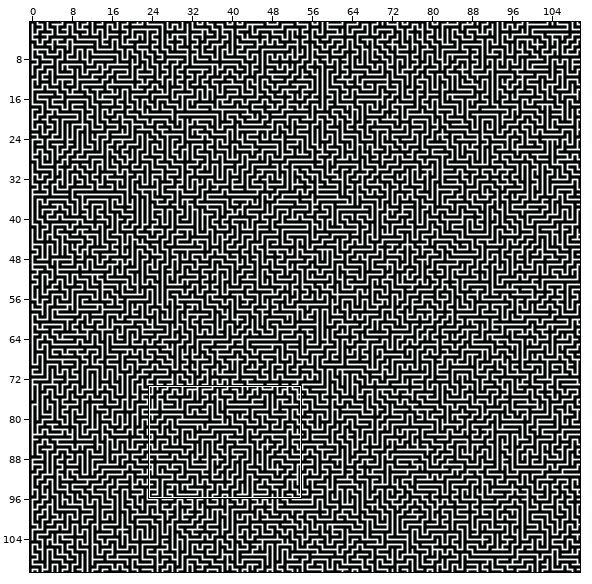
Tiled map: maze.tmx. Above, an overview of the earlier version with the close-up marked.
Close-up. The starting point:
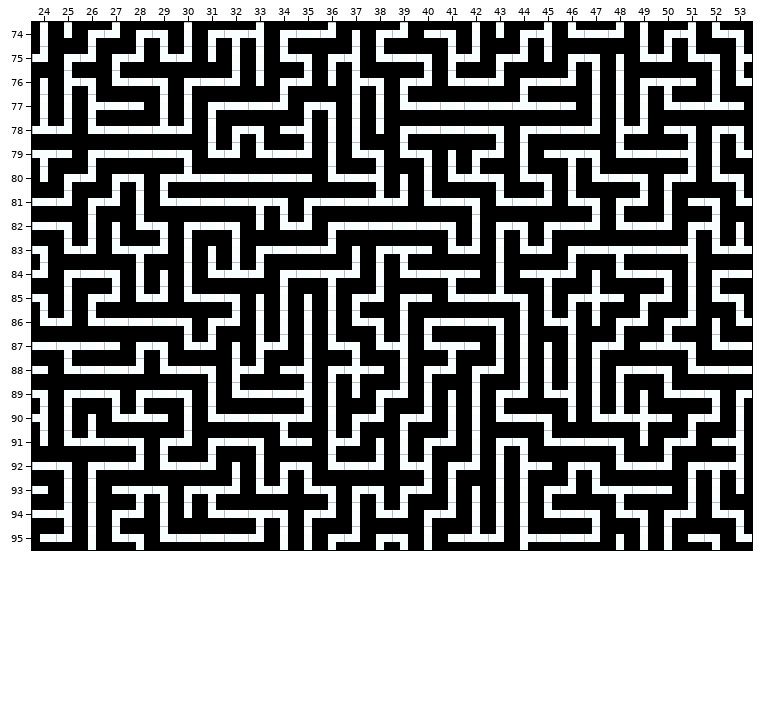
Cells are 64x64 px. Shown: x 24..53, y 74..95. The commit also changed other parts of the map, which this record leaves out.
Now the later version:
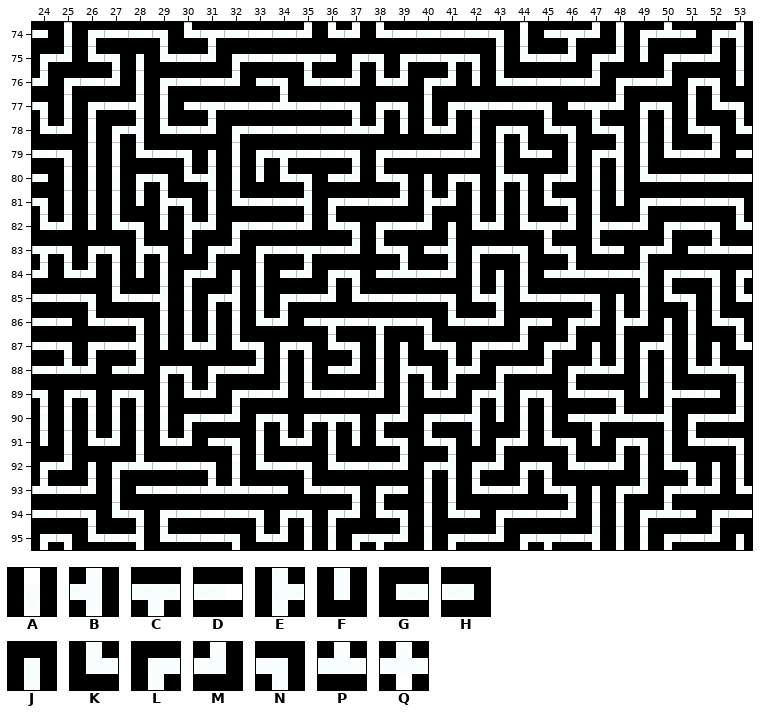
Key: from "mazetiles": A 0, B 1, C 2, D 3, E 4, F 5, G 6, H 7, J 8, K 9, L 10, M 11, N 12, P 13, Q 14.
_ is an empty cell.
The edit:
Layer "Generated Tile Layer":
y 74: x 24..25 AF -> HA; x 27..28 ML -> DD; x 30..53 ALCBLDMJLMGNAFLBKDMALBKN -> KCDDDMKMKDDDDNAGCMALPHLB
y 75: x 24..28 MLMLM -> LMKNJ; x 30..53 MFAAKNLBKDNEMLMFLNJKMKNE -> DMLDDCHLNLDCNAKDMLMFLDMA
y 76: x 24..30 JENKDNL -> MLDMALD; x 33..44 FLMFENLMKDML -> GNKDMKMLMFKD; x 46..53 MAALCHAK -> DMLDMLNF
y 77: x 24 A -> N; x 26 E -> L; x 28 H -> B; x 30..31 AL -> GC; x 34..42 MLNAAKDDD -> PDDNLNALC; x 44..53 PDHAAAKDPH -> DNGCMLNAKN
y 78: x 24 P -> K; x 26..31 KDDPMA -> ALBKDM; x 33..53 NGBAAFLDDDNLDDMEMGNLN -> DDDDPMFKMALNKNKNAAKNK
y 79: x 24..28 CHLDD -> DNAAK; x 31..53 KMKDMAKNKNJLMAGCNKDDBAK -> JALCDDNLDDDMAKHALBAKDMG
y 80: x 24..53 FLMLNLPDDDDHKDBJAKPNKNAKDNLMKN -> HAAALNKBAFKNGMKNJLNENLMAAKDDDD
y 81: x 24..36 DMLMAKDDDCNLD -> NAAAFENAKDDBL; x 38 P -> D; x 40..53 KDNKDMKNLMAGNK -> EMAAAKNAFLDDDN
y 82: x 24..34 DNAJKNLDNFK -> KMFKNFEMLDD; x 36..38 LDD -> KNL; x 40..53 DNALNLDMKDMLBJ -> MJKMKCMEDMLDNK
y 83: x 24..32 NKMKCMAJA -> CNLNENFLM; x 35..53 DMJLCHKMAKMLDCDDBKP -> CDMKNGBLDNKNKHLMGPD
y 84: x 25..39 LDNAJAKPMLDCMAK -> KMAFALMJAGMLNGP; x 41..53 CHAGCMJKDNALD -> MAJAGPDDBLDNL
y 85: x 24..53 NALMKMKDNJAJALMLHKDPNALQHLMAKN -> DDNKDBALBALDMKDDDNKBKDDNJAKNAK
y 86: x 24..25 KM -> DH; x 28..41 DDNLMAAAAKNALD -> NAAAAKMGCDCDNK; x 43..48 NAKBFL -> MLHLME; x 50..53 LMJK -> JAKN
y 87: x 25..29 CDHLN -> NLDBF; x 32..35 JEMA -> KNLN; x 38..39 KB -> AJ; x 41..53 CHAAJALMGPNKD -> NLDMLMJALBAJK
y 88: x 24..27 HKDD -> DPMG; x 29..32 KDNE -> LNLD; x 34..50 GBLQHALMLMAAAALDN -> AAGMAENEMLDMLPMAA; x 52..53 DD -> PN
y 89: x 26..32 DNLDNAK -> NLNAKML; x 34..50 DBAFLMAJALMKBAAJK -> MKDDMAKMLBLNKDNFE; x 52..53 NL -> HA
y 90: x 24 B -> A; x 26..47 JKPHAKDDCMALMLMAAKDNFK -> AAAALDMLNLCNLMLDBFAAGC; x 49..50 QH -> DB; x 52..53 MA -> DM
y 91: x 25..29 KPDNL -> AKMAK; x 31..33 LDN -> GNA; x 35..42 HEMJALMA -> MAFKNKNF; x 44 N -> M; x 46..53 DDNFLMGB -> NFLNAKDN
y 92: x 24..29 DNLDMK -> LMJLPD; x 31..34 MJAL -> NAKD; x 38..53 MKBLMAEHLNKDMLCB -> DMLBLMLNKDMAKNJA
y 93: x 24..34 HAAGCNLCMKM -> PDMAGDDPPDH; x 36..40 NLNLM -> DNLHA; x 42..53 JAALMKCDHAAF -> KDMKNJLMLPMK
y 94: x 25..31 BALMAFK -> DNKNLDD; x 33..37 CNLMA -> NLNLM; x 39..53 MLMAAAKDNKNLMKN -> NAKHLDDMAALPHLD
y 95: x 24..28 GMAKN -> LNKDB; x 32..34 DMA -> NKM; x 36..39 LMLN -> ALCM; x 41..42 GP -> LD; x 44..45 ED -> LC; x 47..48 MJ -> BA; x 50..53 AGNK -> LDMJ
